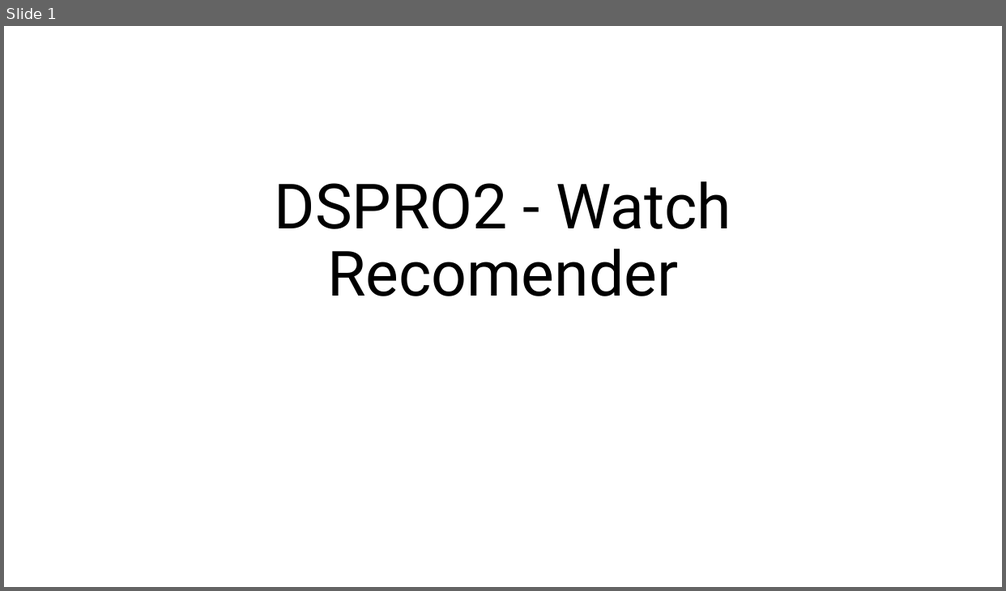
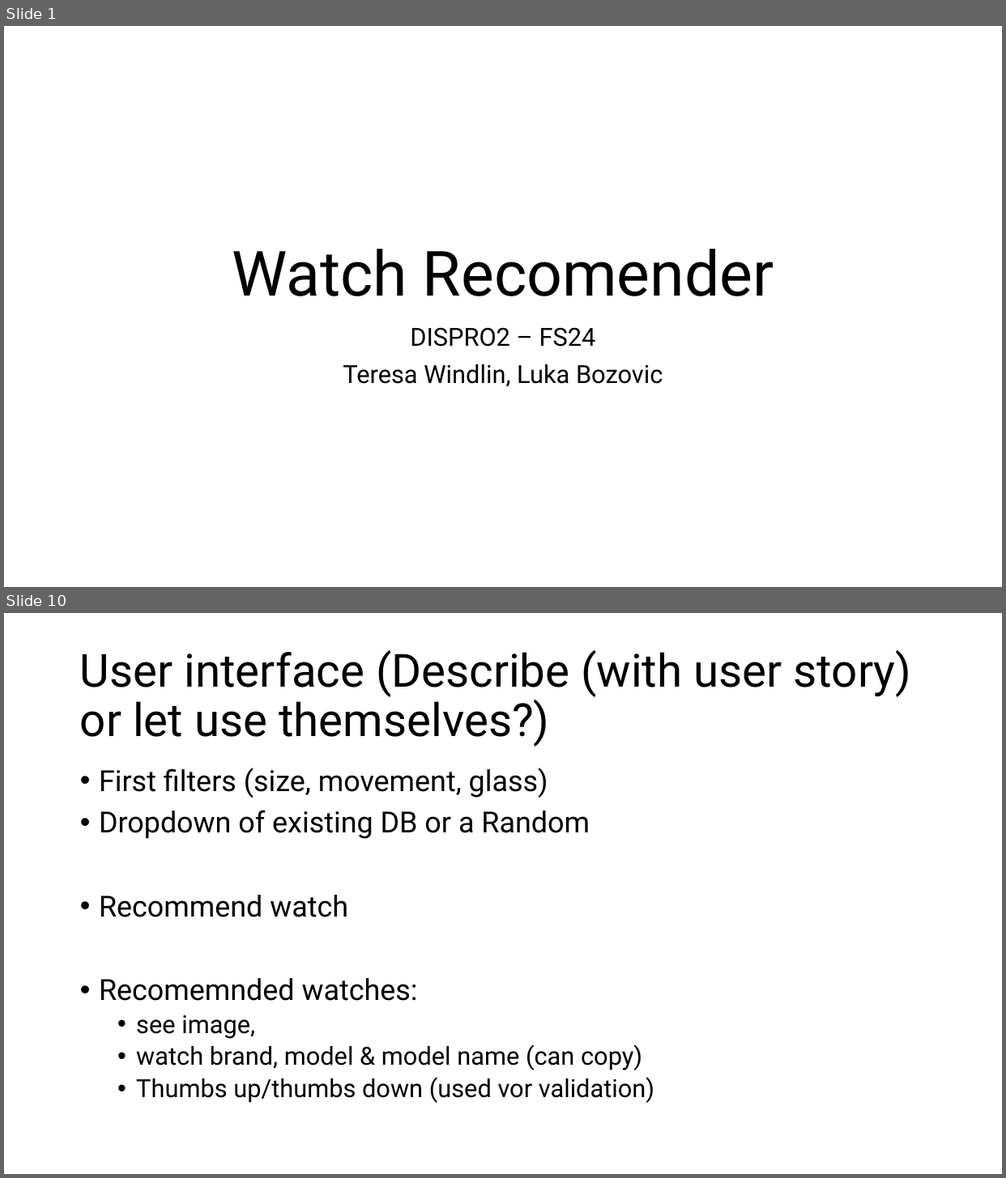
Before and after one commit to Luk-stud/Watch-recomender-DISPRO, a slide deck: Base_DISPRO Präsi.pptx. Shown one above the other, each under a label of ours: slide 1 before the commit, slides 1 and 10 after it; the slides between them are not shown. The pictures are 1006x591 and 1006x1178 pixels, drawn with LibreOffice and Linux fonts; fonts in the diff are those of the drawing. Boxes give left, top, right and bottom in pixels: in the first picture for what was removed or moved away, otherwise in the second. Text is boxed around its words. In the diff, an @@ line names an element or a change of style, - is before the commit and + after.

```diff
--- a/Base_DISPRO Präsi.pptx
+++ b/Base_DISPRO Präsi.pptx
@@ slide 10 added at bbox=[4, 613, 1002, 1174], background #FFFFFF @@
@@ title added at bbox=[80, 650, 911, 747], 44 pt, text #000000 @@
+User interface (Describe (with user story) or let use themselves?)
@@ text added at bbox=[99, 768, 654, 1103], 28 pt, text #000000 @@
+• First filters (size, movement, glass)
+• Dropdown of existing DB or a Random
+• Recommend watch
+• Recomemnded watches:
+  • see image,
+  • watch brand, model & model name (can copy)
+  • Thumbs up/thumbs down (used vor validation)
@@ slide 1 changed as well @@
@@ title at bbox=[232, 249, 774, 297]: text changed @@
-DSPRO2 - Watch Recomender
+Watch Recomender
@@ subtitle added at bbox=[343, 327, 663, 387], 24 pt, text #000000 @@
+DISPRO2 – FS24
+Teresa Windlin, Luka Bozovic
```
Also in this commit, not shown: 11 other slides added, 2 slides removed, 1 other file.
